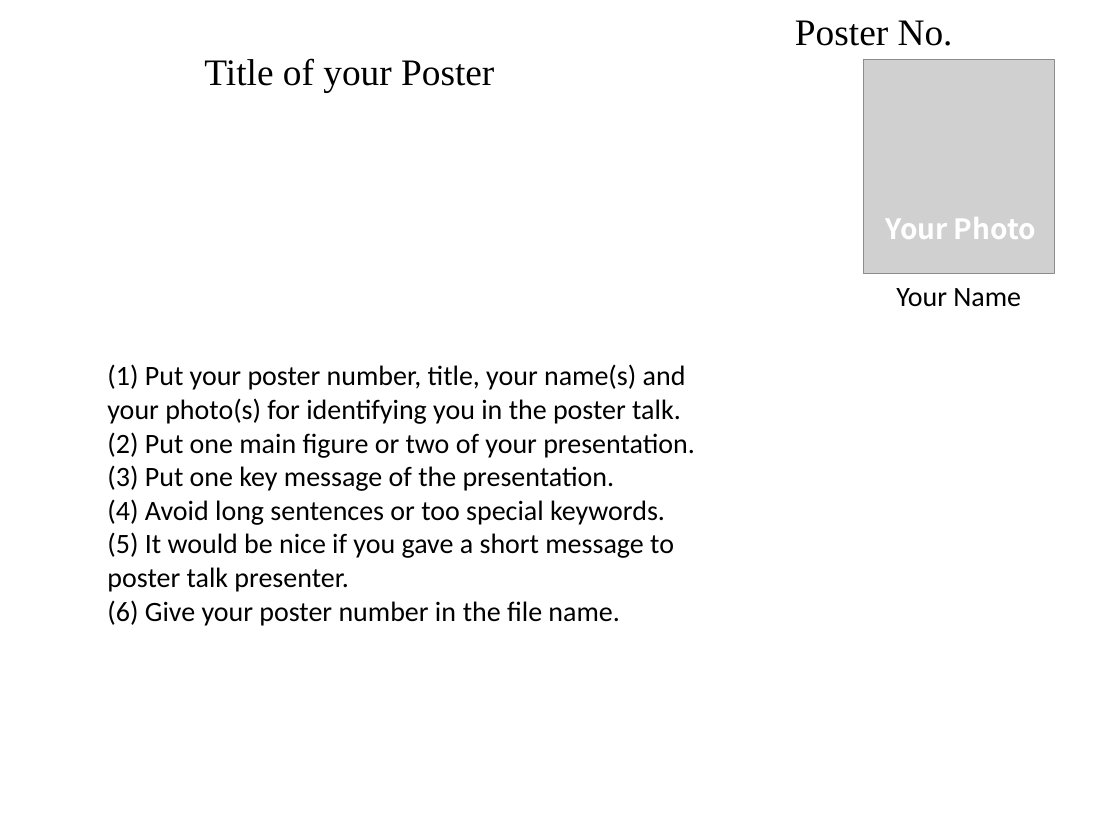
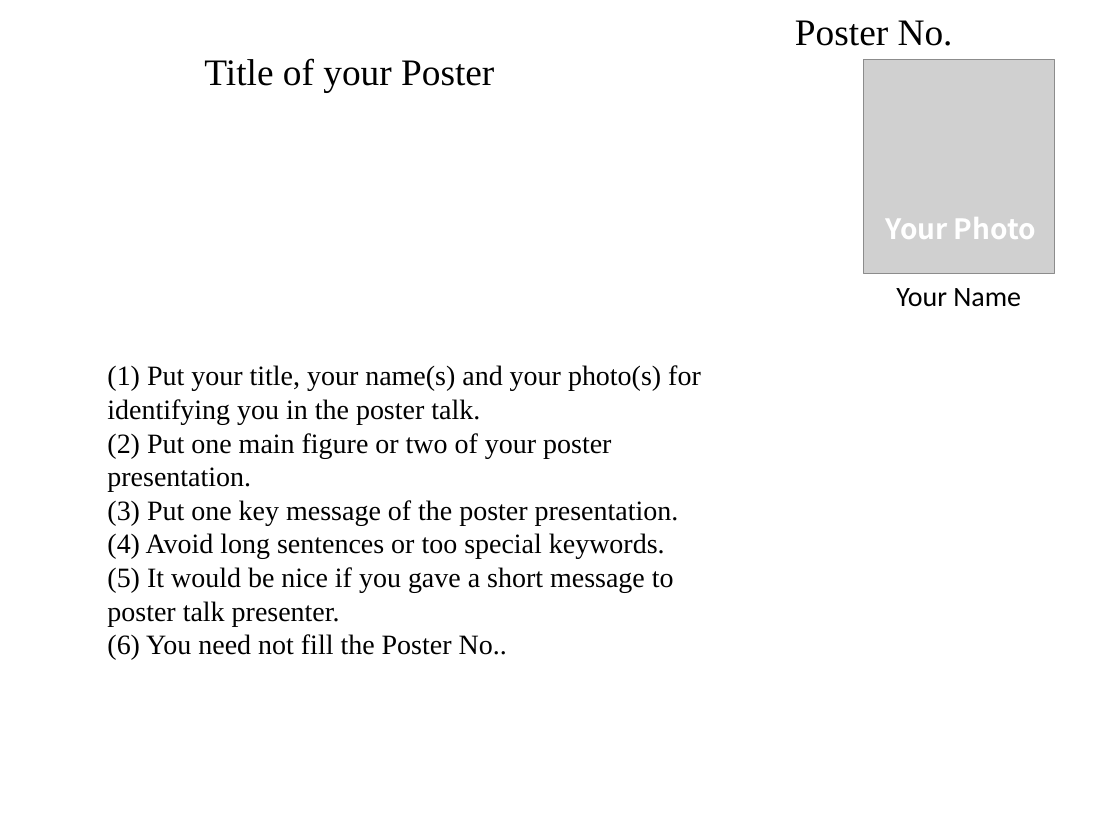
Before and after one commit to visualer/NT18, a slide deck: slide 1 of dist/doc/NT18PosterPreviewTemplate.pptx. Drawn at 1120x840 pixels with LibreOffice and Linux fonts; fonts in the diff are those of the drawing; grey boxes stand for pictures; background and template pictures are left out. Boxes give left, top, right and bottom in pixels: in the first picture for what was removed or moved away, otherwise in the second. Text is boxed around its words. In the diff, an @@ line names an element or a change of style, - is before the commit and + after.

```diff
--- a/dist/doc/NT18PosterPreviewTemplate.pptx
+++ b/dist/doc/NT18PosterPreviewTemplate.pptx
@@ text at (107, 365, 701, 525): text changed; font Calibri to Times New Roman @@
-(1) Put your poster number, title, your name(s) and your photo(s) for identifying you in the poster talk.
-(2) Put one main figure or two of your presentation.
-(3) Put one key message of the presentation.
+(1) Put your title, your name(s) and your photo(s) for identifying you in the poster talk.
+(2) Put one main figure or two of your poster presentation.
+(3) Put one key message of the poster presentation.
@@ text at (107, 533, 674, 626): font Calibri to Times New Roman in "(4) Avoid long sentences or too special ...", "(5) It would be nice if you ..." @@
@@ text at (107, 634, 507, 660): text changed; font Calibri to Times New Roman @@
-(6) Give your poster number in the file name.
+(6) You need not fill the Poster No..
```
Also in this commit, not shown: 3 other files.
